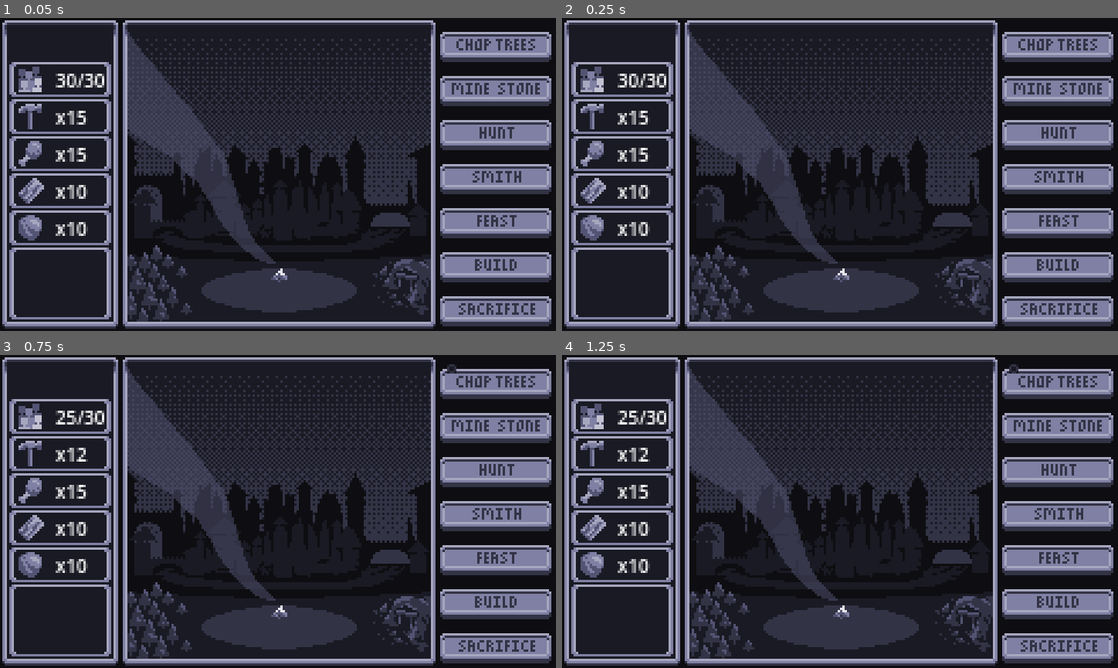
Above: before the commit, frames 1-4 (two rows, left to right).
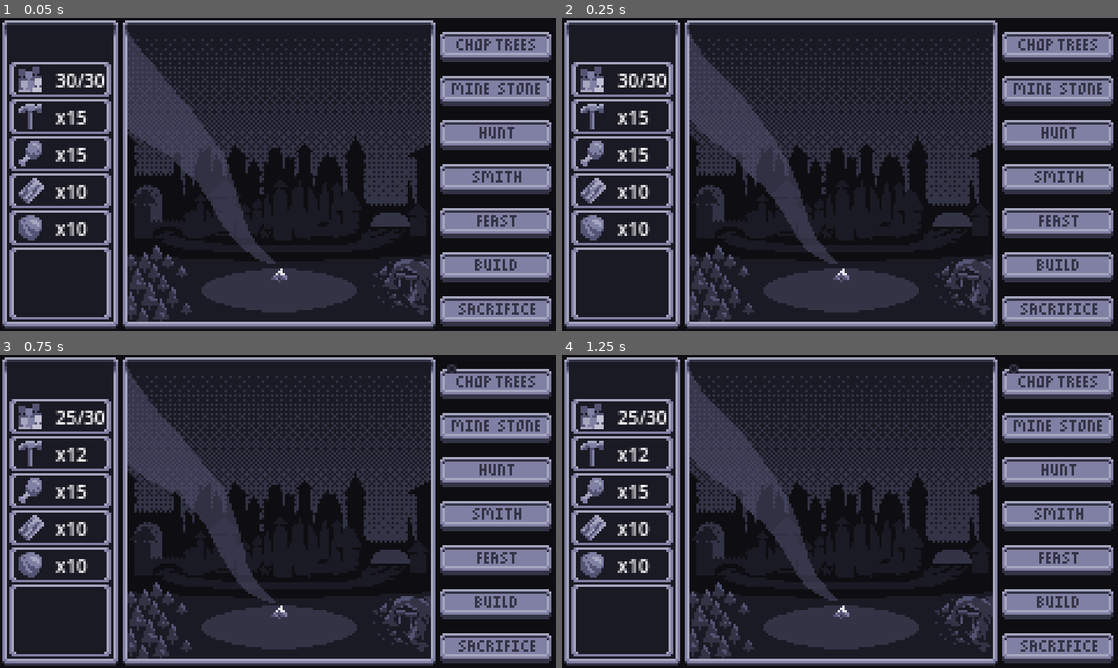
Above: after the commit, the same moments.

Repository: Gugubo/Inevitable
Game: Godot game, scene res://main.tscn
The game is run twice, just before and just after one commit, with the same random seed, the same clock (stepped at 60 frames per second) and the same inputs.
Inputs (mouse positions are in pixels of both pictures, inside the frame that each line leads up to):
- Up to frame 1 (0.05 s): no input
- Up to frame 2 (0.25 s): no input
- Up to frame 3 (0.75 s): click (494, 383) at 0.5 s
- Up to frame 4 (1.25 s): no input

Frame 1 is identical in both runs. In frame 2, 0.4% of the frame differs, in the area x 22-48%, y 4-78%; in frame 3, 0.4%; in frame 4, 0.4%.

Commit message:
Fix fireplace

Diff:
--- /dev/null
+++ b/fireplace.gd
@@ -0,0 +1,8 @@
+extends AnimatedSprite2D
+
+@onready var animation_player = $AnimationPlayer
+
+
+func extinguish() -> void:
+	animation_player.play("extinguish")
+	animation = "unlit"
--- /dev/null
+++ b/fireplace.tscn
@@ -0,0 +1,115 @@
+[gd_scene format=3 uid="uid://dw412kjrmjl7a"]
+
+[ext_resource type="Texture2D" uid="uid://d317r3l4n58wt" path="res://assets/images/Gameplay/fire-lit.png" id="1_36lha"]
+[ext_resource type="Texture2D" uid="uid://b7emmwwe7fd18" path="res://assets/images/Gameplay/fire-unlit.png" id="2_mr4w2"]
+[ext_resource type="Script" uid="uid://d3n4ccaipxtj7" path="res://fireplace.gd" id="3_7l1op"]
+[ext_resource type="Texture2D" uid="uid://c2hb6fw04tmis" path="res://assets/images/Gameplay/smoke.png" id="4_n6y25"]
+
+[sub_resource type="SpriteFrames" id="SpriteFrames_dg77c"]
+animations = [{
+"frames": [{
+"duration": 1.0,
+"texture": ExtResource("1_36lha")
+}],
+"loop": true,
+"name": &"lit",
+"speed": 5.0
+}, {
+"frames": [{
+"duration": 1.0,
+"texture": ExtResource("2_mr4w2")
+}],
+"loop": true,
+"name": &"unlit",
+"speed": 5.0
+}]
+
+[sub_resource type="Animation" id="Animation_36lha"]
+length = 0.001
+tracks/0/type = "value"
+tracks/0/imported = false
+tracks/0/enabled = true
+tracks/0/path = NodePath(".:modulate")
+tracks/0/interp = 1
+tracks/0/loop_wrap = true
+tracks/0/keys = {
+"times": PackedFloat32Array(0),
+"transitions": PackedFloat32Array(1),
+"update": 0,
+"values": [Color(1, 1, 1, 0.5019608)]
+}
+
+[sub_resource type="Animation" id="Animation_mr4w2"]
+resource_name = "extinguish"
+tracks/0/type = "value"
+tracks/0/imported = false
+tracks/0/enabled = true
+tracks/0/path = NodePath(".:modulate")
+tracks/0/interp = 1
+tracks/0/loop_wrap = true
+tracks/0/keys = {
+"times": PackedFloat32Array(0, 1),
+"transitions": PackedFloat32Array(1, 1),
+"update": 0,
+"values": [Color(1, 1, 1, 0.5019608), Color(1, 1, 1, 0)]
+}
+
+[sub_resource type="AnimationLibrary" id="AnimationLibrary_7l1op"]
+_data = {
+&"RESET": SubResource("Animation_36lha"),
+&"extinguish": SubResource("Animation_mr4w2")
+}
+
+[sub_resource type="AtlasTexture" id="AtlasTexture_a6jrf"]
+atlas = ExtResource("4_n6y25")
+region = Rect2(0, 0, 131, 128)
+
+[sub_resource type="AtlasTexture" id="AtlasTexture_xuqvo"]
+atlas = ExtResource("4_n6y25")
+region = Rect2(131, 0, 131, 128)
+
+[sub_resource type="AtlasTexture" id="AtlasTexture_qsp4k"]
+atlas = ExtResource("4_n6y25")
+region = Rect2(262, 0, 131, 128)
+
+[sub_resource type="AtlasTexture" id="AtlasTexture_kq58d"]
+atlas = ExtResource("4_n6y25")
+region = Rect2(393, 0, 131, 128)
+
+[sub_resource type="SpriteFrames" id="SpriteFrames_seu75"]
+animations = [{
+"frames": [{
+"duration": 1.0,
+"texture": SubResource("AtlasTexture_a6jrf")
+}, {
+"duration": 1.0,
+"texture": SubResource("AtlasTexture_xuqvo")
+}, {
+"duration": 1.0,
+"texture": SubResource("AtlasTexture_qsp4k")
+}, {
+"duration": 1.0,
+"texture": SubResource("AtlasTexture_kq58d")
+}],
+"loop": true,
+"name": &"smoke",
+"speed": 4.0
+}]
+
+[node name="Fireplace" type="AnimatedSprite2D" unique_id=811692503]
+sprite_frames = SubResource("SpriteFrames_dg77c")
+animation = &"lit"
+centered = false
+script = ExtResource("3_7l1op")
+
+[node name="AnimationPlayer" type="AnimationPlayer" parent="." unique_id=647909115]
+root_node = NodePath("../Smoke")
+libraries/ = SubResource("AnimationLibrary_7l1op")
+
+[node name="Smoke" type="AnimatedSprite2D" parent="." unique_id=1417208160]
+modulate = Color(1, 1, 1, 0.5019608)
+sprite_frames = SubResource("SpriteFrames_seu75")
+animation = &"smoke"
+autoplay = "smoke"
+frame_progress = 0.12477967
+centered = false
--- a/main.tscn
+++ b/main.tscn
@@ -9,9 +9,7 @@
 [ext_resource type="Script" path="res://population_count.gd" id="6_272bh"]
 [ext_resource type="Texture2D" uid="uid://cy57hywbifofx" path="res://assets/images/Gameplay/sky.png" id="8_4c57u"]
 [ext_resource type="Texture2D" uid="uid://pq2x00o2tcv0" path="res://assets/images/Gameplay/scene-foreground.png" id="9_efxa6"]
-[ext_resource type="Texture2D" uid="uid://d317r3l4n58wt" path="res://assets/images/Gameplay/fire-lit.png" id="10_dg77c"]
-[ext_resource type="Texture2D" uid="uid://b7emmwwe7fd18" path="res://assets/images/Gameplay/fire-unlit.png" id="11_efxa6"]
-[ext_resource type="Texture2D" uid="uid://c2hb6fw04tmis" path="res://assets/images/Gameplay/smoke.png" id="12_dg77c"]
+[ext_resource type="PackedScene" uid="uid://dw412kjrmjl7a" path="res://fireplace.tscn" id="10_4c57u"]
 
 [sub_resource type="AtlasTexture" id="AtlasTexture_272bh"]
 atlas = ExtResource("4_7mycd")
@@ -201,61 +199,6 @@
 corruption = -20
 population_change = -5
 metadata/_custom_type_script = "uid://dywud87lul1w7"
-
-[sub_resource type="SpriteFrames" id="SpriteFrames_dg77c"]
-animations = [{
-"frames": [{
-"duration": 1.0,
-"texture": ExtResource("10_dg77c")
-}],
-"loop": true,
-"name": &"lit",
-"speed": 5.0
-}, {
-"frames": [{
-"duration": 1.0,
-"texture": ExtResource("11_efxa6")
-}],
-"loop": true,
-"name": &"unlit",
-"speed": 5.0
-}]
-
-[sub_resource type="AtlasTexture" id="AtlasTexture_a6jrf"]
-atlas = ExtResource("12_dg77c")
-region = Rect2(0, 0, 131, 128)
-
-[sub_resource type="AtlasTexture" id="AtlasTexture_xuqvo"]
-atlas = ExtResource("12_dg77c")
-region = Rect2(131, 0, 131, 128)
-
-[sub_resource type="AtlasTexture" id="AtlasTexture_qsp4k"]
-atlas = ExtResource("12_dg77c")
-region = Rect2(262, 0, 131, 128)
-
-[sub_resource type="AtlasTexture" id="AtlasTexture_kq58d"]
-atlas = ExtResource("12_dg77c")
-region = Rect2(393, 0, 131, 128)
-
-[sub_resource type="SpriteFrames" id="SpriteFrames_seu75"]
-animations = [{
-"frames": [{
-"duration": 1.0,
-"texture": SubResource("AtlasTexture_a6jrf")
-}, {
-"duration": 1.0,
-"texture": SubResource("AtlasTexture_xuqvo")
-}, {
-"duration": 1.0,
-"texture": SubResource("AtlasTexture_qsp4k")
-}, {
-"duration": 1.0,
-"texture": SubResource("AtlasTexture_kq58d")
-}],
-"loop": true,
-"name": &"default",
-"speed": 4.0
-}]
 
 [node name="Main" type="Node2D" unique_id=301375471]
 
@@ -369,13 +312,4 @@
 texture = ExtResource("9_efxa6")
 centered = false
 
-[node name="Fireplace" type="AnimatedSprite2D" parent="Background/GameplayWindow" unique_id=422936063]
-sprite_frames = SubResource("SpriteFrames_dg77c")
-animation = &"lit"
-centered = false
-
-[node name="Smoke" type="AnimatedSprite2D" parent="Background/GameplayWindow" unique_id=30762008]
-modulate = Color(1, 1, 1, 0.5019608)
-sprite_frames = SubResource("SpriteFrames_seu75")
-frame_progress = 0.4232278
-centered = false
+[node name="Fireplace" parent="Background/GameplayWindow" unique_id=811692503 instance=ExtResource("10_4c57u")]
Not shown, added: fireplace.gd.uid
